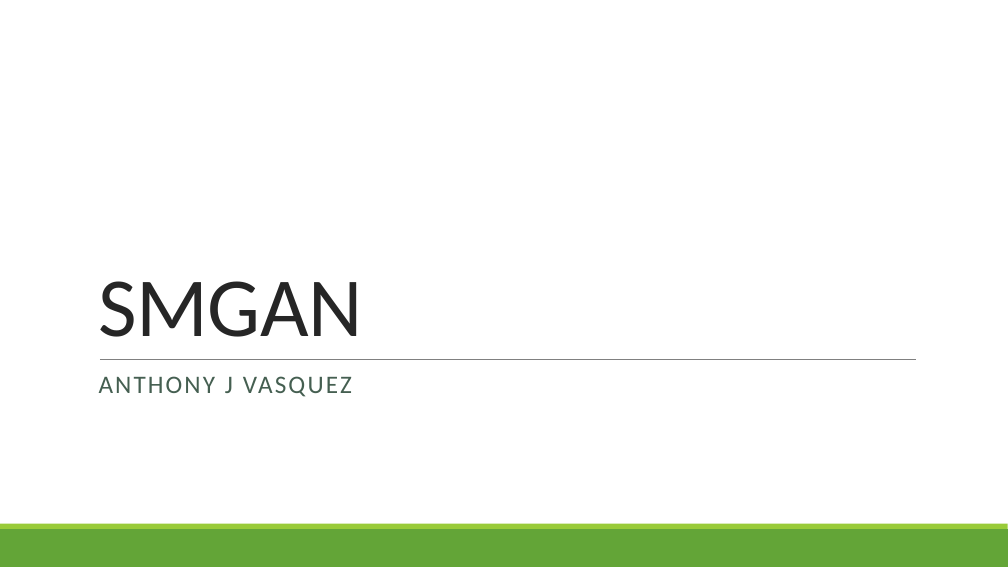
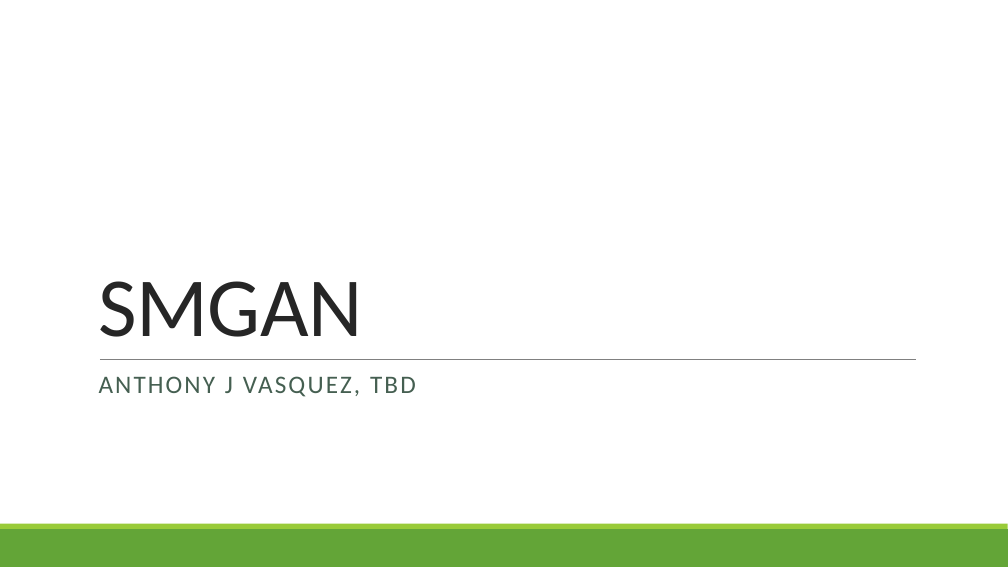
Before and after one commit to vanthony715/SMGAN, a slide deck: slide 1 of SMGAN.pptx. Drawn at 1008x567 pixels with LibreOffice and Linux fonts; fonts in the diff are those of the drawing. Boxes give left, top, right and bottom in pixels: in the first picture for what was removed or moved away, otherwise in the second. Text is boxed around its words. In the diff, an @@ line names an element or a change of style, - is before the commit and + after.

```diff
--- a/SMGAN.pptx
+++ b/SMGAN.pptx
@@ subtitle at (99, 376, 416, 397): text changed @@
-ANTHONY J VASQUEZ
+ANTHONY J VASQUEZ, TBD
```
Also in this commit, not shown: 2 other slides changed, 4 slides added, 3 slides removed, 5 other files.
